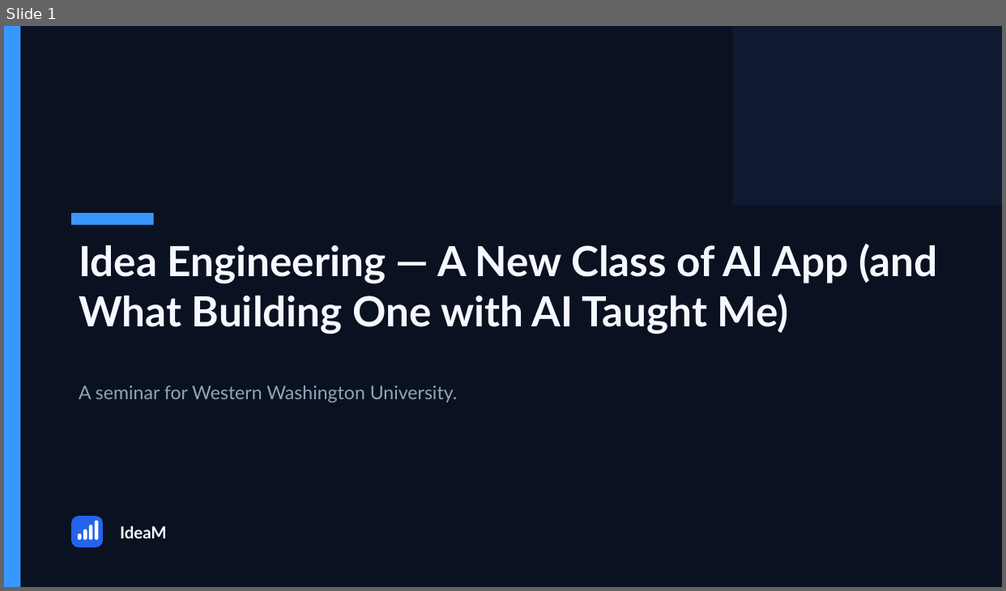
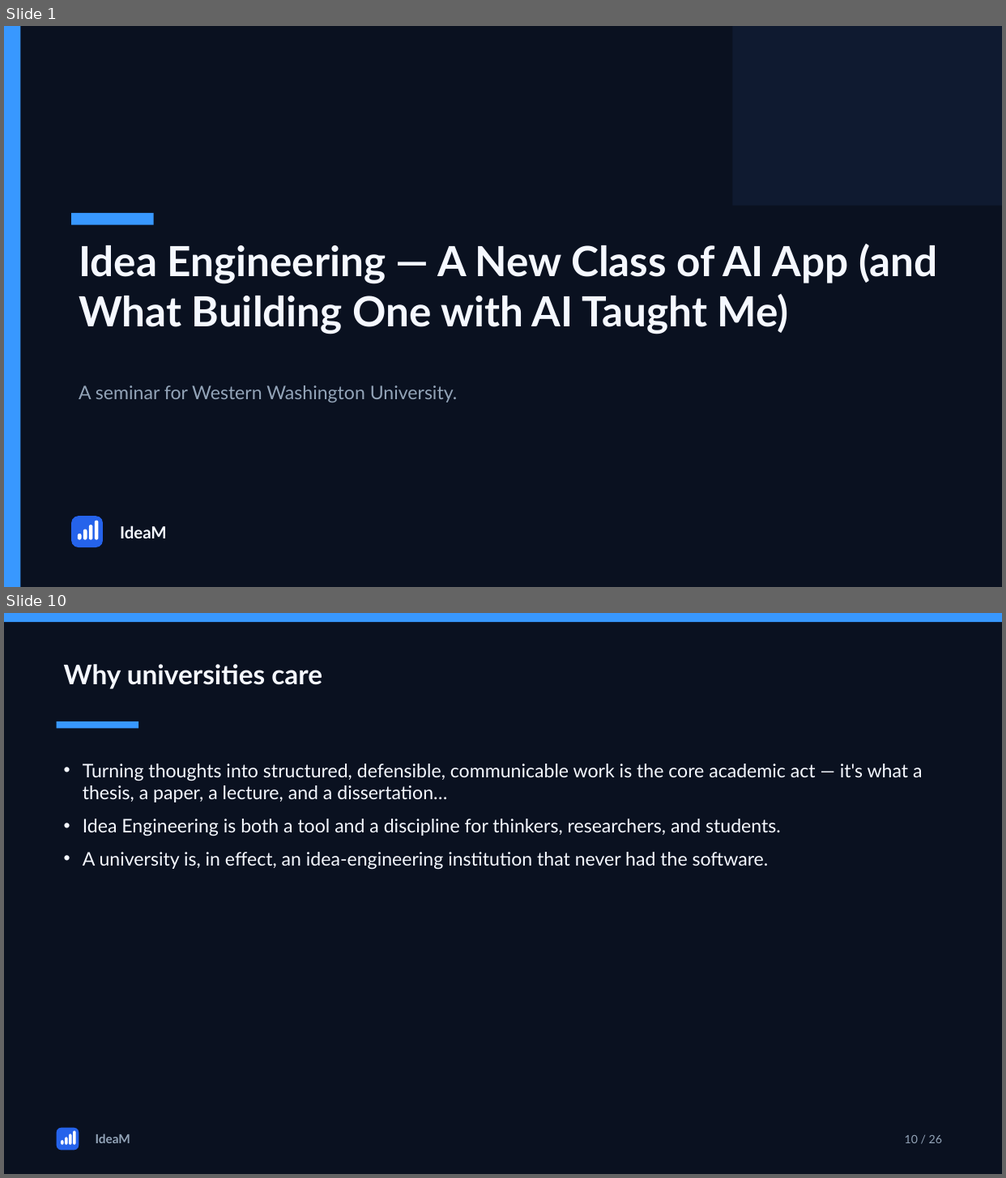
Before and after one commit to hjachter/IdiamPro, a slide deck: public/ideam-seminar.pptx. Shown one above the other, each under a label of ours: slide 1 before the commit, slides 1 and 10 after it; the slides between them are not shown. The pictures are 1006x591 and 1006x1178 pixels, drawn with LibreOffice and Linux fonts; fonts in the diff are those of the drawing. Boxes give left, top, right and bottom in pixels: in the first picture for what was removed or moved away, otherwise in the second. Text is boxed around its words. In the diff, an @@ line names an element or a change of style, - is before the commit and + after.

```diff
--- a/public/ideam-seminar.pptx
+++ b/public/ideam-seminar.pptx
@@ slide 10 added at (4, 613, 1002, 1174), background #0A1120 @@
@@ rectangle added at (4, 613, 1002, 622), fill #3898FF @@
@@ text added at (64, 664, 322, 689), 26 pt, text #F5F8FF, bold @@
+Why universities care
@@ rectangle added at (57, 722, 138, 728), fill #3898FF @@
@@ text added at (83, 764, 922, 870), 18 pt, text #F5F8FF @@
+• Turning thoughts into structured, defensible, communicable work is the core academic act — it's what a thesis, a paper, a lecture, and a dissertation…
+• Idea Engineering is both a tool and a discipline for thinkers, researchers, and students.
+• A university is, in effect, an idea-engineering institution that never had the software.
@@ rounded rectangle added at (57, 1128, 79, 1151), fill #2563EB @@
@@ rounded rectangle added at (61, 1141, 64, 1145), fill #FFFFFF @@
@@ rounded rectangle added at (65, 1138, 68, 1145), fill #FFFFFF @@
@@ rounded rectangle added at (69, 1134, 72, 1144), fill #FFFFFF @@
@@ rounded rectangle added at (73, 1131, 76, 1145), fill #FFFFFF @@
@@ text added at (96, 1134, 130, 1144), 12 pt, text #93A4B8, bold @@
+IdeaM
@@ text added at (905, 1135, 942, 1144), 11 pt, text #93A4B8 @@
+10 / 26
```
Also in this commit, not shown: 9 slides changed, 14 other slides added, 3 other files.
